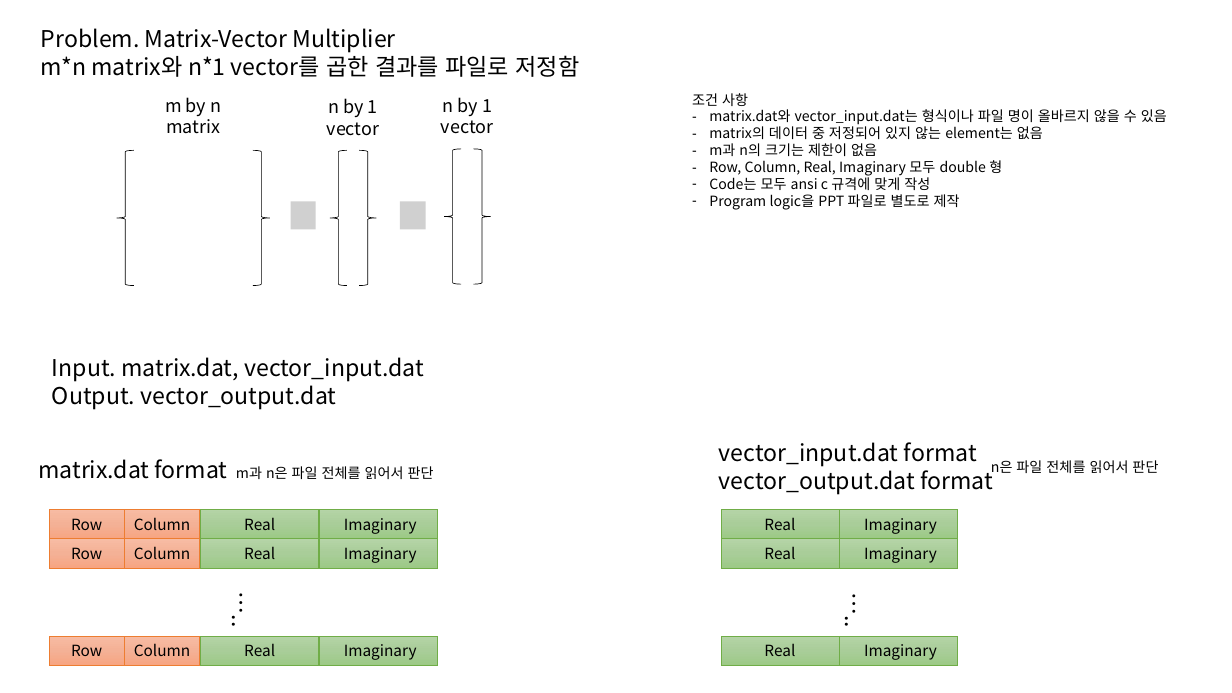
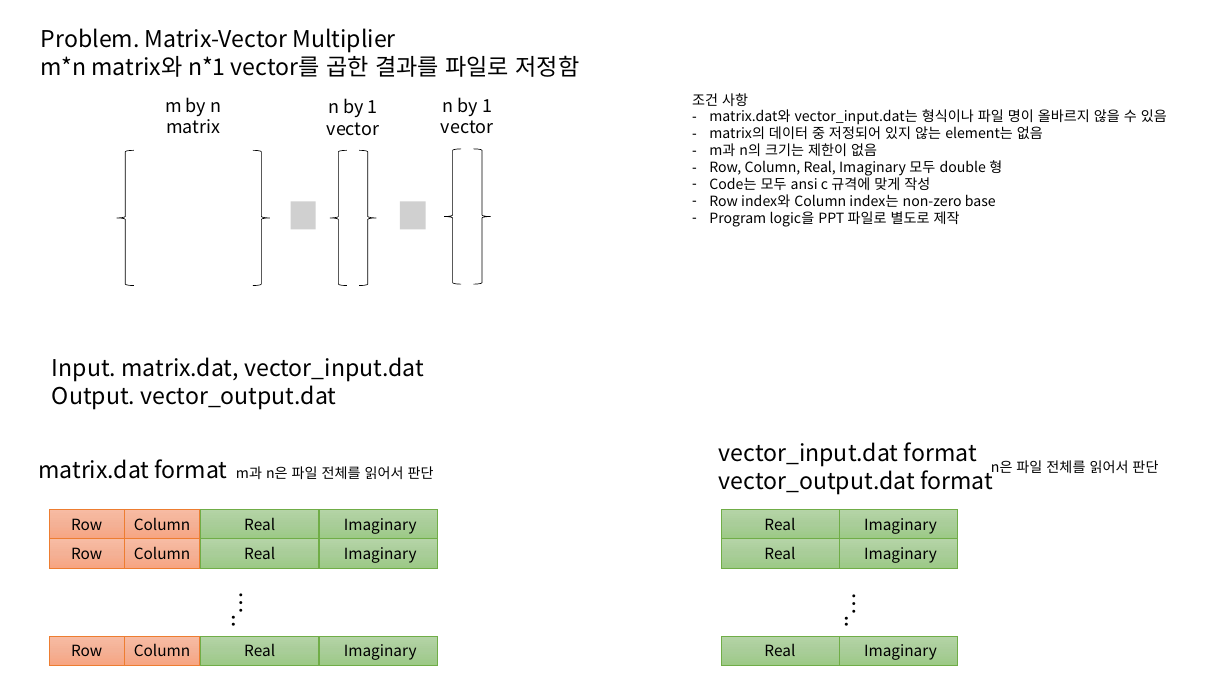
Before and after one commit to mystous/DSLab_Algo_Seminar, a slide deck: slide 1 of 001. 세미나 자료/02.2015/02. 2차시/00. Matrix Vector Multiplyer.pptx. Drawn at 1232x693 pixels with LibreOffice and Linux fonts; fonts in the diff are those of the drawing; grey boxes stand for pictures. Boxes give left, top, right and bottom in pixels: in the first picture for what was removed or moved away, otherwise in the second. Text is boxed around its words. In the diff, an @@ line names an element or a change of style, - is before the commit and + after.

Commit message:
Some condition updated

```diff
--- a/001. 세미나 자료/02.2015/02. 2차시/00. Matrix Vector Multiplyer.pptx
+++ b/001. 세미나 자료/02.2015/02. 2차시/00. Matrix Vector Multiplyer.pptx
@@ text at <box>709,194,996,207</box>: paragraph added @@
+– Row index와 Column index는 non-zero base
```
